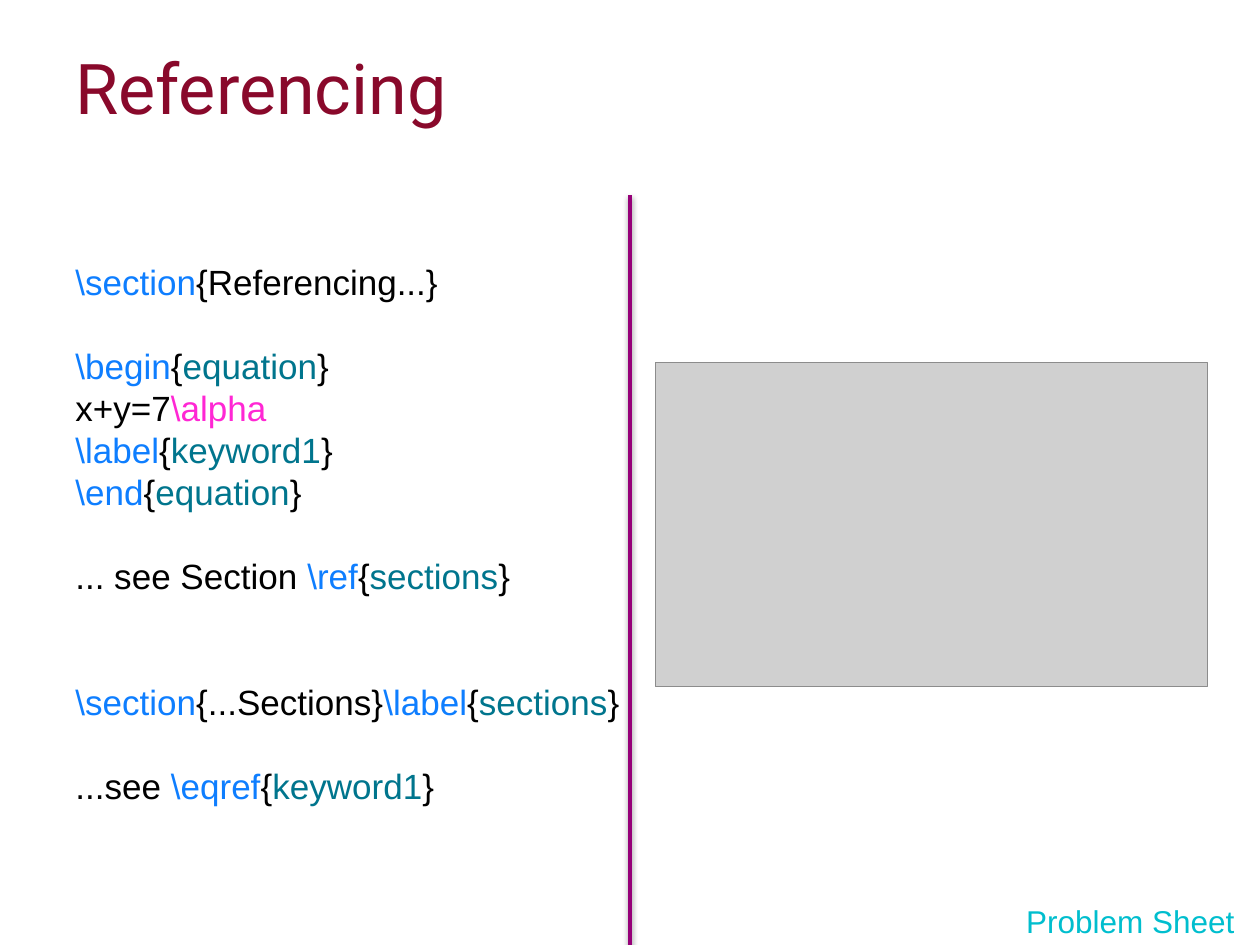
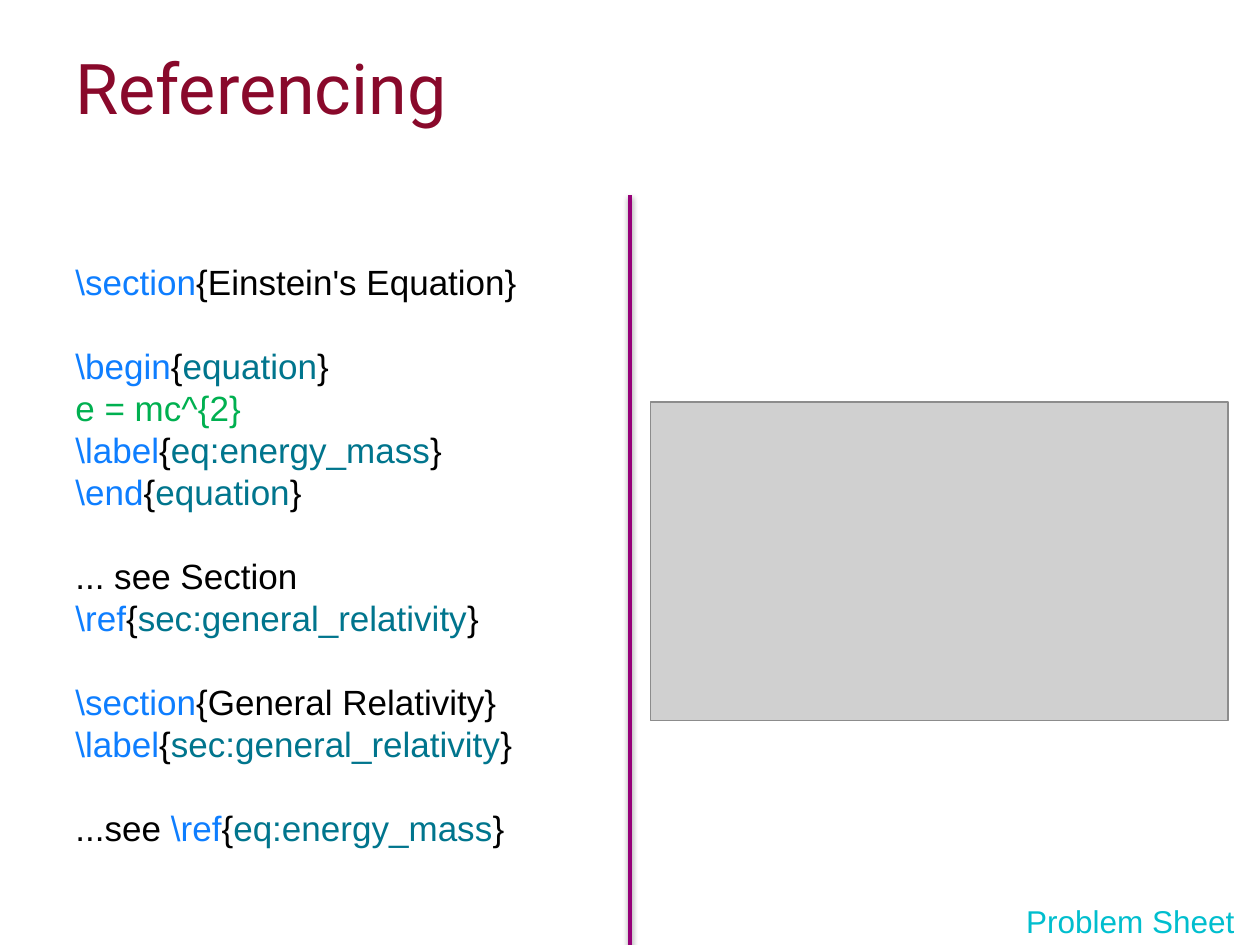
Before and after one commit to ImperialCollegeLondon/RCDS-introduction-to-latex, a slide deck: slide 21 of Intro to Latex Slides.pptx. Drawn at 1260x945 pixels with LibreOffice and Linux fonts; fonts in the diff are those of the drawing; grey boxes stand for pictures; background and template pictures are left out. Boxes give left, top, right and bottom in pixels: in the first picture for what was removed or moved away, otherwise in the second. Text is boxed around its words. In the diff, an @@ line names an element or a change of style, - is before the commit and + after.

Commit message:
Updated referencing

```diff
--- a/Intro to Latex Slides.pptx
+++ b/Intro to Latex Slides.pptx
@@ text at bbox=[75, 269, 516, 302]: text changed @@
-\section{Referencing...}
+\section{Einstein's Equation}
@@ text at bbox=[75, 395, 512, 848]: text changed; text colour #000000 to #00758D @@
-x+y=7\alpha
-\label{keyword1}
-\end{equation}
-... see Section \ref{sections}
-\section{...Sections}\label{sections}
-...see \eqref{keyword1}
+e = mc^{2}
+\label{eq:energy_mass}
+\end{equation}
+... see Section \ref{sec:general_relativity}
+\section{General Relativity} \label{sec:general_relativity}
+...see \ref{eq:energy_mass}
@@ picture: place and size @@
-picture at bbox=[655, 362, 1207, 687]
+picture at bbox=[650, 402, 1228, 721]
```
